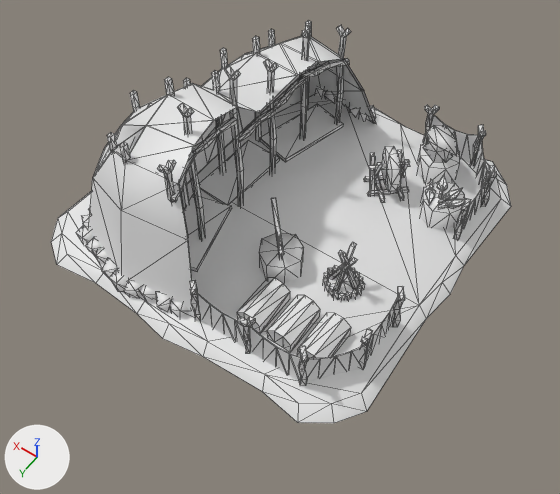
Renders of the COLLADA model art/meshes/structural/pampeanos/forge.dae from each side of a commit.
The view is the same before and after, from a 50 mm camera at (-14.9, 22.2, 31.3) aimed at (-1.1, 3.0, 1.0). Every picture has the same lights, and +X, +Y and +Z are marked at lower left. Mesh edges are drawn as thin lines. Materials are left out; every surface is plain grey. Where no turn or scale is listed for an object, it has been applied to the vertices. Vertices at the same position are counted once.

Names of what the first picture shows: 'forge'.
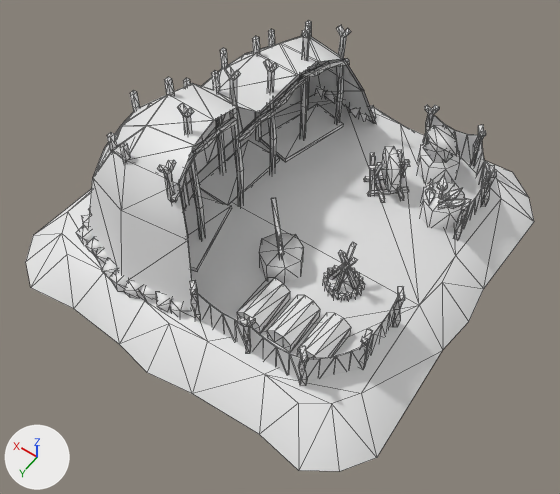
Changed parts and their boxes (x1, y1, x2, y2) in the pictures (560 x 494 px; the box of a moved part takes in the faces that stretch with it):
'forge', reshaped (10% wider, 12% taller): before (51, 20, 511, 423); after (26, 20, 534, 471)
part 1 of me_esfera_1293, moved or reshaped (not visible afterwards): before (114, 125, 145, 155)
part 2 of me_esfera_1293, cut back: before (51, 114, 511, 423); after (26, 114, 534, 471)

What changed in the scene script:
```text
Change me_esfera_1293:
    verts and faces of me_esfera_1293; kept vertices keep their numbers, new ones are numbered from 1875
    remove me_esfera_1293.from_pydata(...)  # 1875 vertices, 3027 faces; spans x -9.0..10.3, y -9.9..9.8, z -1.2..9.2
    add me_esfera_1293.from_pydata(...)  # 1877 vertices, 3021 faces; spans x -10.3..11.6, y -11.2..11.1, z -1.7..9.2
    me_esfera_1293 part 1
    add delete_vertices([58])  # with the faces that use them
    add delete_faces([(10, 19, 57)])
    add verts[57] = (6.0, 6.1, 6.2)  # moved, pixel (112, 150)
    add verts[1875] = (4.2, 6.9, 7.2)  # pixel (125, 161)
    add verts[1876] = (6.8, 4.7, 6.1)  # pixel (121, 125)
    add verts[1877] = (4.6, 5.1, 7.6)  # pixel (145, 126)
    add faces += [(57, 1875, 1877), (57, 1877, 1876)]
    me_esfera_1293 part 2
    add delete_faces([(290, 292, 291), (288, 292, 290), (312, 317, 316), (312, 316, 314), (320, 325, 324), (320, 324, 322)])
    add verts[612] = (10.6, -9.9, -1.7)  # moved
    add verts[613] = (11.6, -8.4, -1.7)  # moved
    add verts[616] = (9.1, -11.1, -1.7)  # moved
    add verts[617] = (6.3, -10.6, -1.7)  # moved
    add verts[618] = (3.1, -10.7, -1.7)  # moved
    add verts[623] = (11.3, -2.7, -1.7)  # moved
    add verts[625] = (11.6, -0.4, -1.7)  # moved
    add verts[626] = (11.3, 1.8, -1.7)  # moved
    add verts[628] = (11.6, 8.4, -1.7)  # moved, pixel (33, 235)
    add verts[639] = (-10.0, 1.8, -1.7)  # moved, pixel (442, 350)
    add verts[640] = (-10.3, 8.4, -1.7)  # moved, pixel (376, 457)
    add verts[641] = (-10.3, -0.4, -1.7)  # moved, pixel (468, 321)
    add verts[642] = (-10.0, -2.7, -1.7)  # moved, pixel (483, 288)
    add verts[644] = (-10.3, -8.4, -1.7)  # moved, pixel (534, 221)
    add verts[646] = (-9.3, -9.9, -1.7)  # moved, pixel (529, 197)
    add verts[647] = (-7.7, -11.2, -1.7)  # moved, pixel (512, 172)
    add verts[649] = (-5.4, -10.7, -1.7)  # moved
    add verts[651] = (-1.6, -10.7, -1.7)  # moved
    add verts[653] = (0.9, -11.0, -1.7)  # moved
    add verts[654] = (-9.3, 9.9, -1.7)  # moved, pixel (339, 471)
    add verts[657] = (-7.8, 10.9, -1.7)  # moved, pixel (298, 470)
    add verts[658] = (-5.4, 10.5, -1.7)  # moved, pixel (259, 434)
    add verts[659] = (-1.6, 10.7, -1.7)  # moved, pixel (192, 393)
    add verts[660] = (0.9, 11.1, -1.7)  # moved, pixel (147, 372)
    add verts[662] = (3.1, 10.7, -1.7)  # moved, pixel (119, 344)
    add verts[663] = (6.3, 10.5, -1.7)  # moved, pixel (73, 308)
    add verts[665] = (9.1, 10.9, -1.7)  # moved, pixel (30, 287)
    add verts[666] = (10.6, 9.9, -1.7)  # moved, pixel (25, 261)
```
